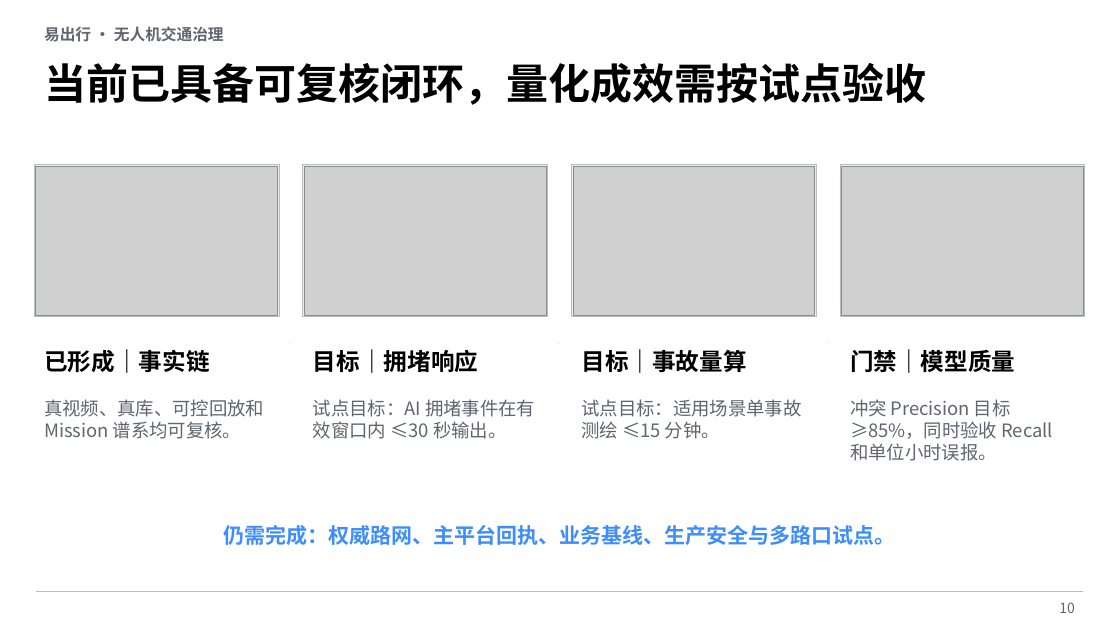
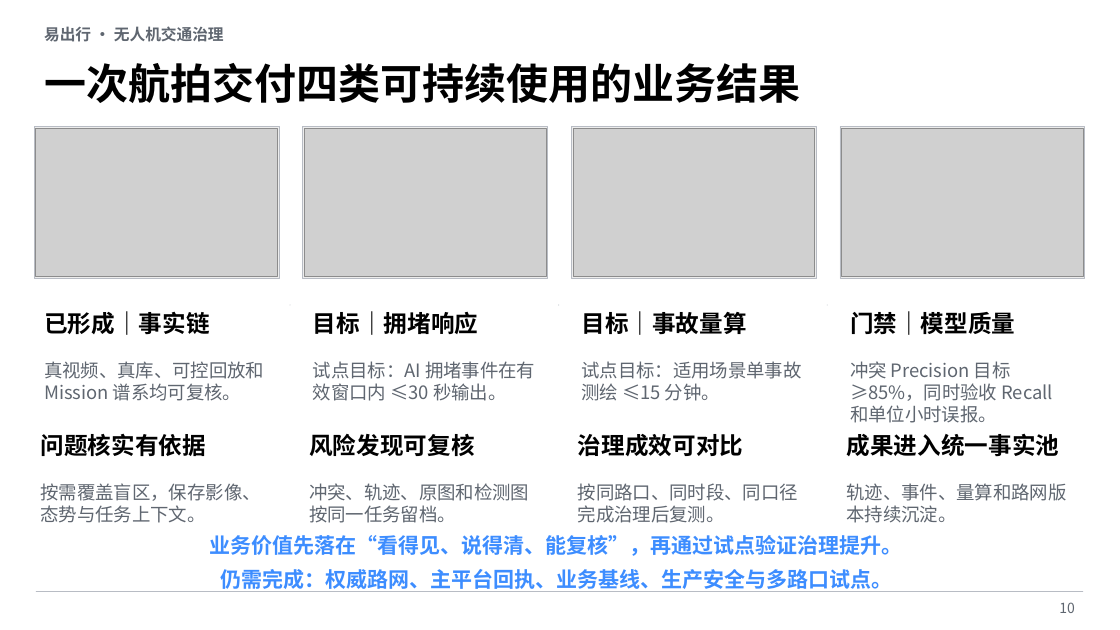
Before and after one commit to fjwangzy/TrafficAnalyzer, a slide deck: slide 10 of docs/generated/易出行无人机交通治理业务成效与试点汇报.pptx. Drawn at 1120x630 pixels with LibreOffice and Linux fonts; fonts in the diff are those of the drawing; grey boxes stand for pictures; background and template pictures are left out. Boxes give left, top, right and bottom in pixels: in the first picture for what was removed or moved away, otherwise in the second. Text is boxed around its words. In the diff, an @@ line names an element or a change of style, - is before the commit and + after.

```diff
--- a/docs/generated/易出行无人机交通治理业务成效与试点汇报.pptx
+++ b/docs/generated/易出行无人机交通治理业务成效与试点汇报.pptx
@@ text at box(44, 63, 800, 103): text changed @@
-当前已具备可复核闭环，量化成效需按试点验收
+一次航拍交付四类可持续使用的业务结果
@@ 4 pictures: place and size @@
-4 pictures at box(36, 166, 1084, 315)
+4 pictures at box(36, 129, 1084, 277)
@@ 8 texts, 4 rectangles: place and size @@
-8 texts, 4 rectangles at box(34, 165, 1086, 461)
+8 texts, 4 rectangles at box(34, 127, 1086, 423)
@@ text added at box(41, 434, 207, 456), 20.2 pt, text #000000, bold @@
+问题核实有依据
@@ text added at box(309, 434, 474, 456), 20.2 pt, text #000000, bold @@
+风险发现可复核
@@ text added at box(578, 434, 743, 456), 20.2 pt, text #000000, bold @@
+治理成效可对比
@@ text added at box(847, 434, 1060, 457), 20.2 pt, text #000000, bold @@
+成果进入统一事实池
@@ text added at box(41, 483, 261, 523), 15.8 pt, text #5F6670 @@
+按需覆盖盲区，保存影像、态势与任务上下文。
@@ text added at box(309, 483, 529, 523), 15.8 pt, text #5F6670 @@
+冲突、轨迹、原图和检测图按同一任务留档。
@@ text added at box(578, 483, 798, 523), 15.8 pt, text #5F6670 @@
+按同路口、同时段、同口径完成治理后复测。
@@ text added at box(847, 483, 1067, 523), 15.8 pt, text #5F6670 @@
+轨迹、事件、量算和路网版本持续沉淀。
@@ text added at box(209, 535, 902, 556), 18 pt, text #3D8DFF, bold @@
+业务价值先落在“看得见、说得清、能复核”，再通过试点验证治理提升。
@@ text "仍需完成：权威路网、主平台回执、业务基线、生产安全与多路口试点。": place and size @@
-text "仍需完成：权威路网、主平台回执、业务基线、生产安全与多路口试点。" at box(224, 525, 896, 545)
+text "仍需完成：权威路网、主平台回执、业务基线、生产安全与多路口试点。" at box(221, 569, 893, 592)
```
Also in this commit, not shown: 7 other slides changed, 2 slides added, 2 slides removed, 45 other files.
